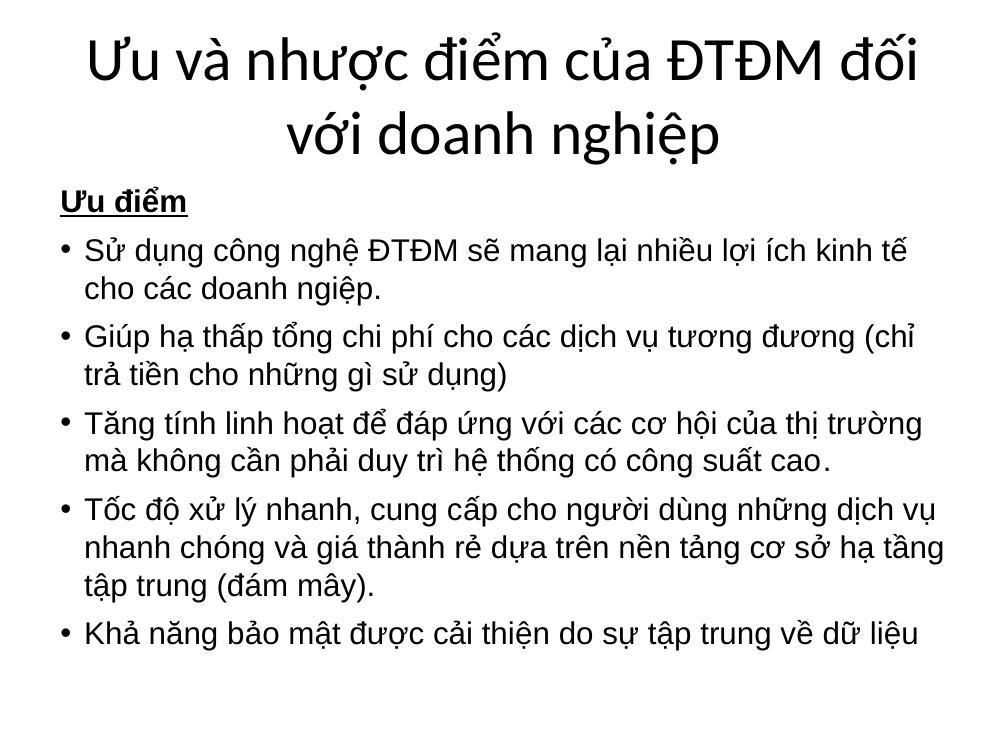
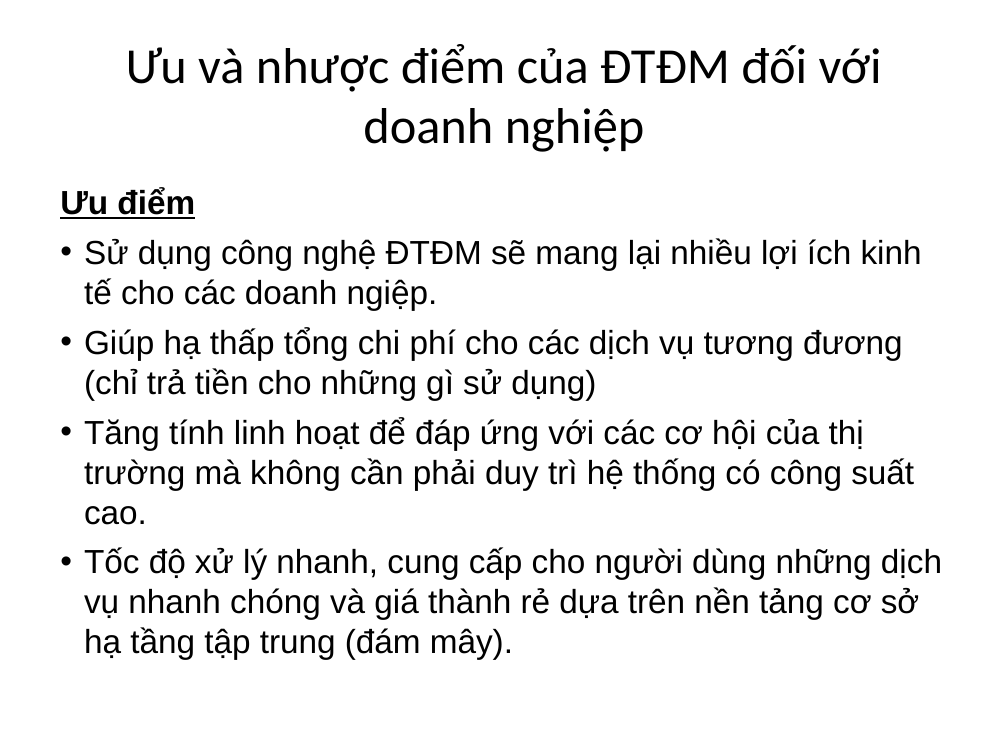
Before and after one commit to ndlongit/longnd-data, a slide deck: slide 6 of Temp/Bai tap ky nang - NDL.ppt. Drawn at 1008x756 pixels with LibreOffice and Linux fonts; fonts in the diff are those of the drawing. Boxes give left, top, right and bottom in pixels: in the first picture for what was removed or moved away, otherwise in the second. Text is boxed around its words. In the diff, an @@ line names an element or a change of style, - is before the commit and + after.

Commit message:
Format font

```diff
--- a/Temp/Bai tap ky nang - NDL.ppt
+++ b/Temp/Bai tap ky nang - NDL.ppt
@@ title "Ưu và nhược điểm của ..." at (126,44,882,152): size 44 to 36 pt @@
@@ text "Ưu điểm" at (60,187,942,660): size 22.4 to 23.8 pt; less space between paragraphs @@
@@ text at (84,620,919,650): paragraph removed @@
-• Khả năng bảo mật được cải thiện do sự tập trung về dữ liệu
```
Also in this commit, not shown: 8 other slides changed.
